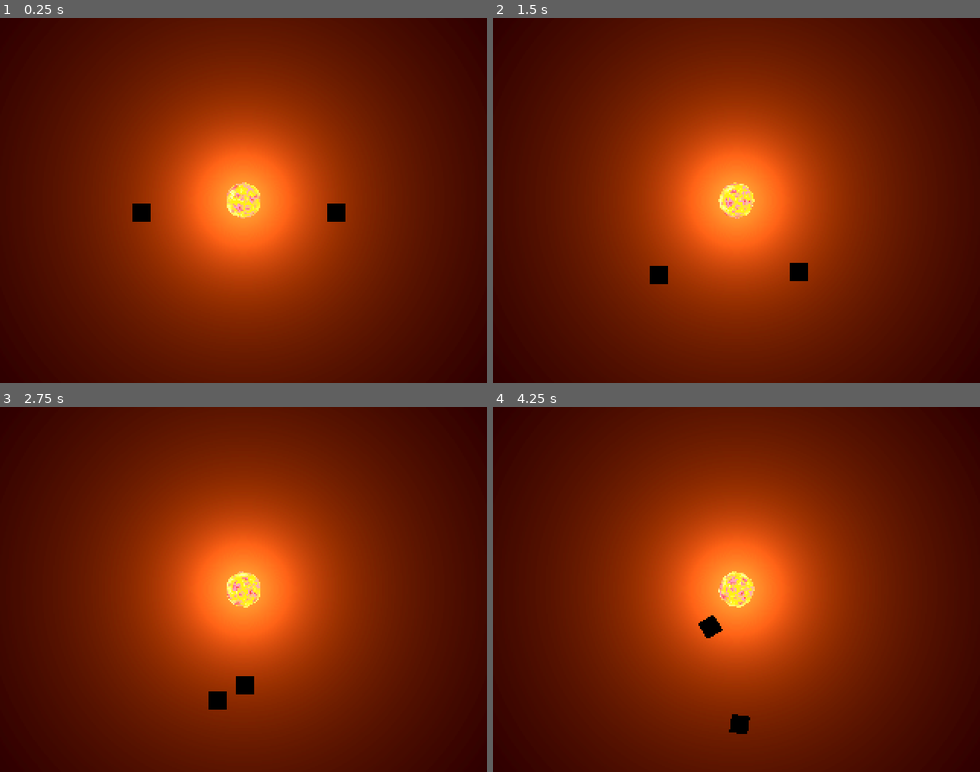
Above: before the commit, frames 1-4 (two rows, left to right).
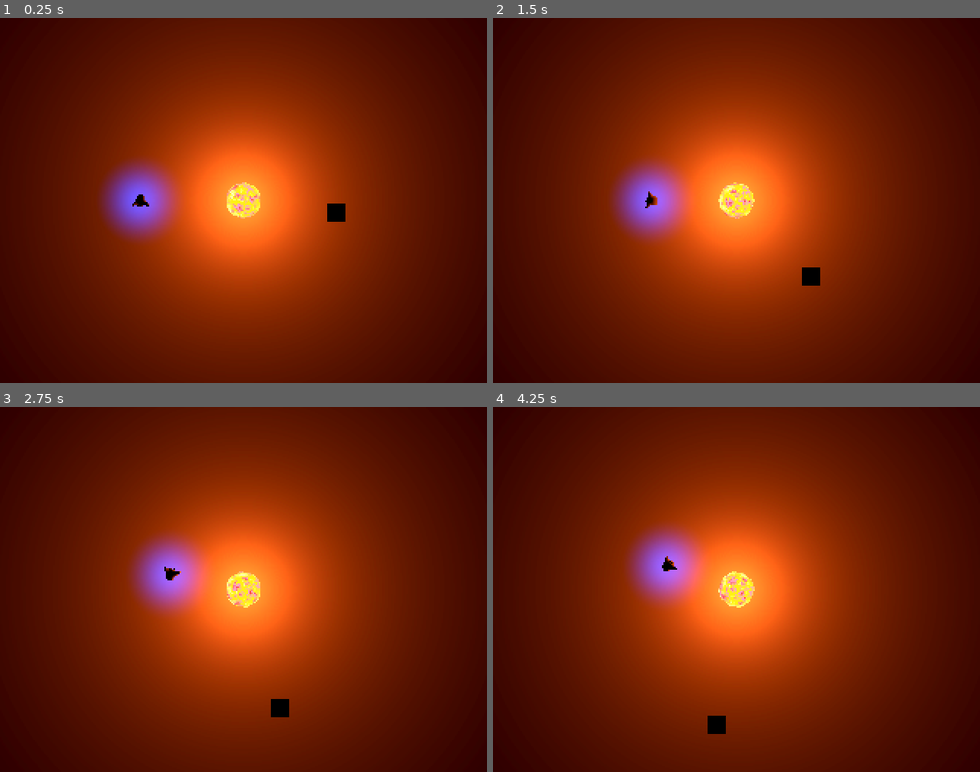
Above: after the commit, the same moments.

Repository: Vanawy/space-war
Game: Godot game, scene res://main.tscn
Two runs of this game, one before a commit and one after it. Both use one fixed random seed, a clock stepped at 60 frames per second and the inputs below.
Inputs:
- Up to frame 1 (0.25 s): no input
- Up to frame 2 (1.5 s): hold Right (ui_right) 0.53-1.28 s; hold Down (ui_down) from 1.28 s (still down)
- Up to frame 3 (2.75 s): release Down (ui_down) at 2.03 s; hold Right (ui_right) from 2.03 s (still down)
- Up to frame 4 (4.25 s): release Right (ui_right) at 2.78 s; hold Up (ui_up) 2.78-3.53 s; hold Left (ui_left) from 3.53 s (still down)

The runs differ from the first frame. In frame 1, 2.9% of the frame differs, in the area x 20-38%, y 38-62%; in frame 2, 3.3%; in frame 3, 3.4%, in the area x 26-60%, y 34-85%; in frame 4, 3.4%.

Commit message:
Basic ship controls

Diff:
--- a/main.tscn
+++ b/main.tscn
@@ -1,7 +1,9 @@
-[gd_scene load_steps=13 format=3 uid="uid://bqcjeyo0eaue"]
+[gd_scene load_steps=15 format=3 uid="uid://bqcjeyo0eaue"]
 
 [ext_resource type="PackedScene" uid="uid://dldl58x3ojo26" path="res://models/sun.glb" id="1_5xdcp"]
 [ext_resource type="Script" path="res://scripts/sun.gd" id="2_xop5c"]
+[ext_resource type="PackedScene" uid="uid://bpnawl2dnlq24" path="res://models/ship.glb" id="3_lndyr"]
+[ext_resource type="Script" path="res://scripts/ship_controller.gd" id="4_8kybp"]
 
 [sub_resource type="ProceduralSkyMaterial" id="ProceduralSkyMaterial_s7wdm"]
 sky_horizon_color = Color(0.64625, 0.65575, 0.67075, 1)
@@ -19,13 +21,13 @@
 adjustment_brightness = 1.5
 adjustment_saturation = 1.3
 
-[sub_resource type="SphereShape3D" id="SphereShape3D_l7juy"]
-radius = 20.0
-
 [sub_resource type="PlaneMesh" id="PlaneMesh_ngq5y"]
 size = Vector2(30, 30)
 
 [sub_resource type="StandardMaterial3D" id="StandardMaterial3D_wkl8r"]
+
+[sub_resource type="SphereShape3D" id="SphereShape3D_l7juy"]
+radius = 20.0
 
 [sub_resource type="SphereShape3D" id="SphereShape3D_ub1t6"]
 radius = 1.0
@@ -35,37 +37,37 @@
 [sub_resource type="StandardMaterial3D" id="StandardMaterial3D_a0gru"]
 
 [sub_resource type="BoxShape3D" id="BoxShape3D_yuhn0"]
+size = Vector3(0.552979, 1, 0.498291)
 
 [node name="Node2D" type="Node3D"]
 
 [node name="WorldEnvironment" type="WorldEnvironment" parent="."]
 environment = SubResource("Environment_p4pki")
 
+[node name="CSGMesh3D" type="CSGMesh3D" parent="."]
+transform = Transform3D(1, 0, 0, 0, 1, 0, 0, 0, 1, 0, -2.06861, 0)
+mesh = SubResource("PlaneMesh_ngq5y")
+material = SubResource("StandardMaterial3D_wkl8r")
+
 [node name="Camera3D" type="Camera3D" parent="."]
 transform = Transform3D(1, 0, 0, 0, -4.37114e-08, 1, 0, -1, -4.37114e-08, 0, 5.61977, 0)
 projection = 1
 size = 20.0
 
-[node name="Area3D" type="Area3D" parent="."]
+[node name="GravitationalField" type="Area3D" parent="."]
 transform = Transform3D(1, -1.27569e-14, 1.42109e-14, -1.27569e-14, 1, -7.10543e-15, 1.42109e-14, -7.10543e-15, 1, 0, 0, 0)
 gravity_space_override = 3
 gravity_point = true
-gravity_point_unit_distance = 30.0
 gravity_point_center = Vector3(0, 0, 0)
 gravity_direction = Vector3(0, 0, 0)
-gravity = 0.05
+gravity = 1.0
 linear_damp_space_override = 3
 linear_damp = 0.0
 angular_damp_space_override = 3
 angular_damp = 0.0
 
-[node name="CollisionShape3D" type="CollisionShape3D" parent="Area3D"]
+[node name="CollisionShape3D" type="CollisionShape3D" parent="GravitationalField"]
 shape = SubResource("SphereShape3D_l7juy")
-
-[node name="CSGMesh3D" type="CSGMesh3D" parent="."]
-transform = Transform3D(1, 0, 0, 0, 1, 0, 0, 0, 1, 0, -2.06861, 0)
-mesh = SubResource("PlaneMesh_ngq5y")
-material = SubResource("StandardMaterial3D_wkl8r")
 
 [node name="SUN" type="StaticBody3D" parent="."]
 
@@ -100,11 +102,19 @@
 axis_lock_linear_y = true
 axis_lock_angular_x = true
 axis_lock_angular_z = true
-linear_velocity = Vector3(0, 0, 3)
 
-[node name="CSGMesh3D" type="CSGMesh3D" parent="GiantSpaceCrab2"]
-mesh = SubResource("BoxMesh_jefwy")
-material = SubResource("StandardMaterial3D_a0gru")
+[node name="ship" parent="GiantSpaceCrab2" instance=ExtResource("3_lndyr")]
+transform = Transform3D(-1, 0, -8.74228e-08, 0, 1, 0, 8.74228e-08, 0, -1, 0, 0, 0)
 
 [node name="CollisionShape3D" type="CollisionShape3D" parent="GiantSpaceCrab2"]
 shape = SubResource("BoxShape3D_yuhn0")
+
+[node name="OmniLight3D" type="OmniLight3D" parent="GiantSpaceCrab2"]
+light_color = Color(0.08, 0.417333, 1, 1)
+light_energy = 4.532
+omni_range = 3.38479
+omni_attenuation = 3.818
+
+[node name="ShipController" type="Node3D" parent="GiantSpaceCrab2" node_paths=PackedStringArray("controlled_body")]
+script = ExtResource("4_8kybp")
+controlled_body = NodePath("..")
--- /dev/null
+++ b/scripts/ship_controller.gd
@@ -0,0 +1,22 @@
+extends Node3D
+
+@export var controlled_body: RigidBody3D
+
+var in_acceleration: float = 0.0
+var in_rotation: float = 0.0
+
+const THRUST_FORCE: float = 3.0
+const RCS_FORCE: float = 0.2
+
+func _process(delta: float) -> void:
+	in_acceleration = Input.get_axis("ui_down", "ui_up")
+	in_rotation = Input.get_axis("ui_right", "ui_left")
+
+func _physics_process(delta: float) -> void:
+	var forward := -global_transform.basis.z
+	controlled_body.apply_central_force(forward * THRUST_FORCE * in_acceleration)
+	controlled_body.apply_torque(Vector3.UP * RCS_FORCE * in_rotation)
+
+	if abs(in_rotation) < 0.01:
+		if abs(controlled_body.angular_velocity.y) > 0.1:
+			controlled_body.apply_torque(Vector3.UP * sign(controlled_body.angular_velocity.y) * -RCS_FORCE)
Not shown, added: models/ship.blend.import
Binary file added: models/ship.glb
Not shown, added: models/ship.glb.import
Not shown, added: models/ship.blend
Not shown, added: models/ship.blend1
